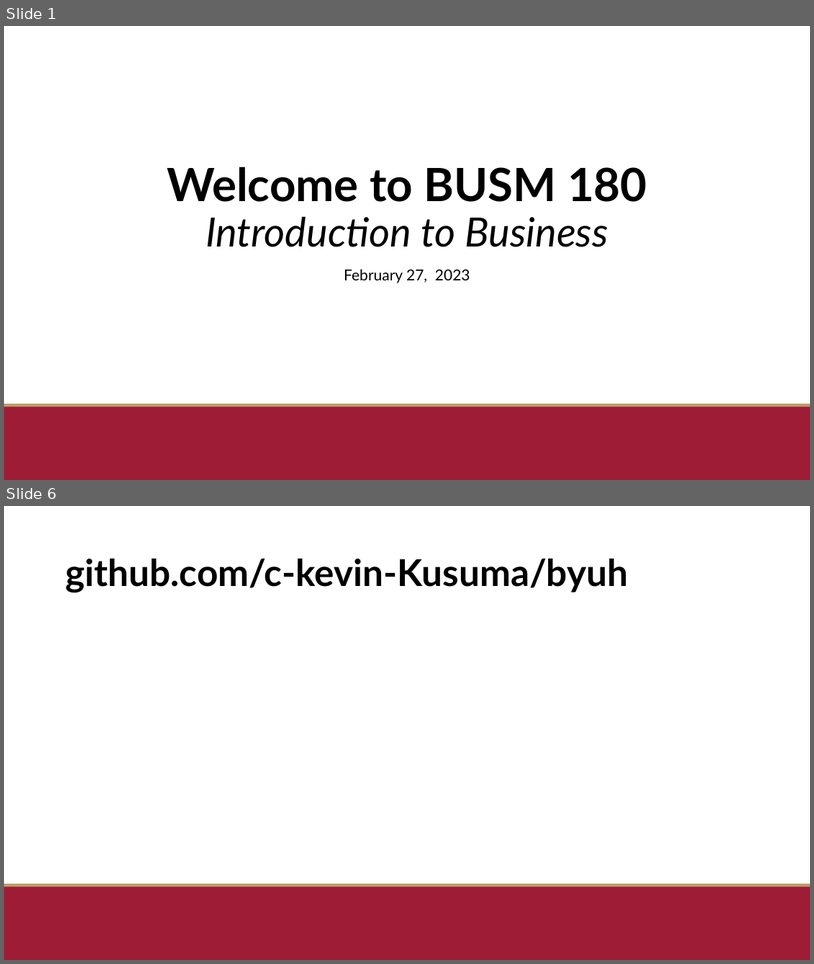
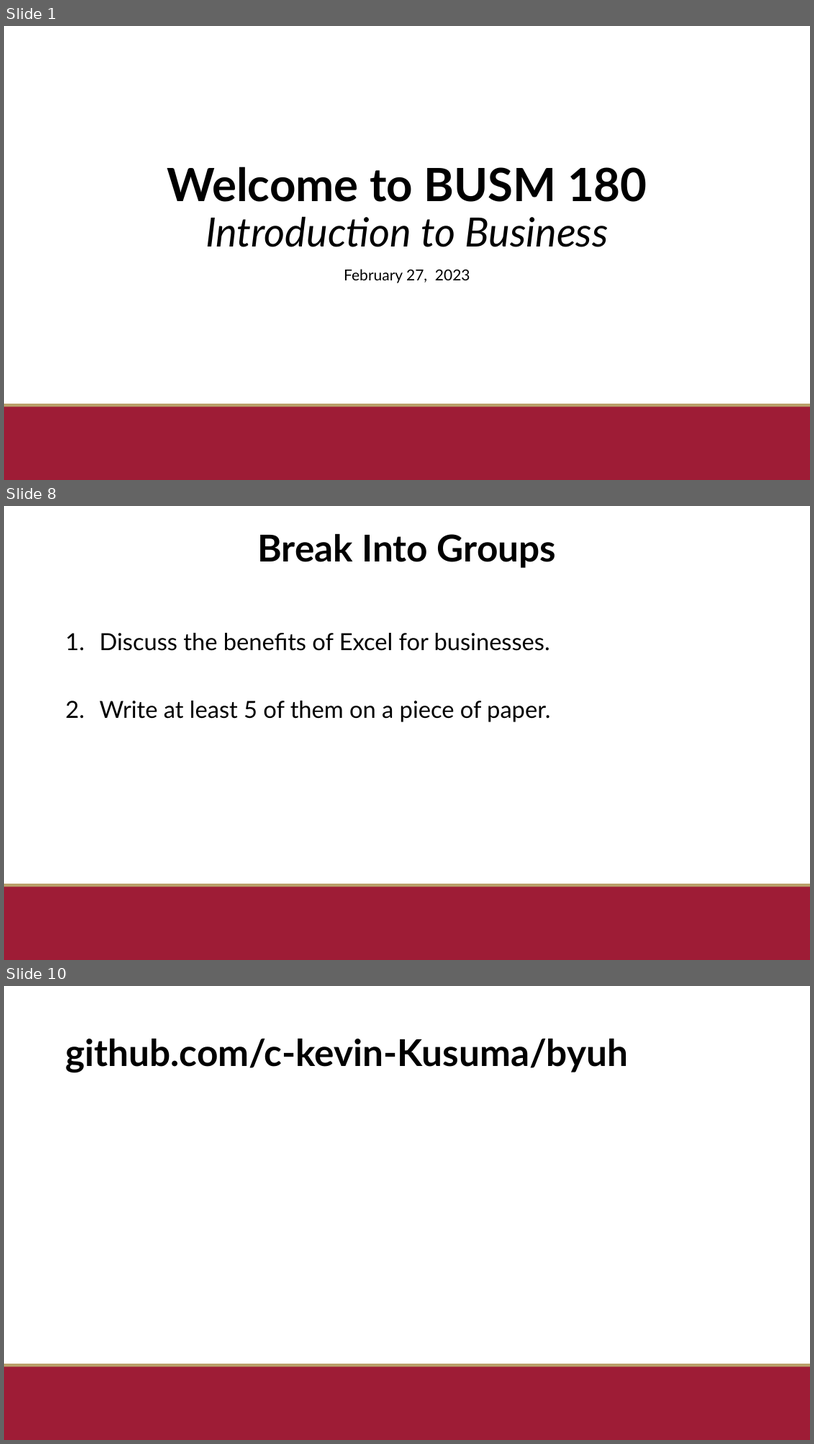
Before and after one commit to c-kevin-kusuma/byuh, a slide deck: BUSM 180 - Kevin Kusuma.pptx. Shown one above the other, each under a label of ours: slides 1 and 6 before the commit, slides 1, 8 and 10 after it; the slides between them are not shown. The pictures are 814x964 and 814x1444 pixels, drawn with LibreOffice and Linux fonts; fonts in the diff are those of the drawing; background and template pictures are left out. Boxes give left, top, right and bottom in pixels: in the first picture for what was removed or moved away, otherwise in the second. Text is boxed around its words. In the diff, an @@ line names an element or a change of style, - is before the commit and + after.

```diff
--- a/BUSM 180 - Kevin Kusuma.pptx
+++ b/BUSM 180 - Kevin Kusuma.pptx
@@ slide 8 added at [4,506,810,960], background #FFFFFF; not listed: 2 template elements that a slide beside it also shows @@
@@ title added at [257,534,556,568], 44 pt, text #000000, bold @@
+Break Into Groups
@@ text added at [100,633,550,722], 28 pt, text #000000 @@
+1. Discuss the benefits of Excel for businesses.
+2. Write at least 5 of them on a piece of paper.
@@ what was slide 6 is now slide 10 @@
```
Also in this commit, not shown: 2 slides changed, 5 other slides added, 1 slide removed.
